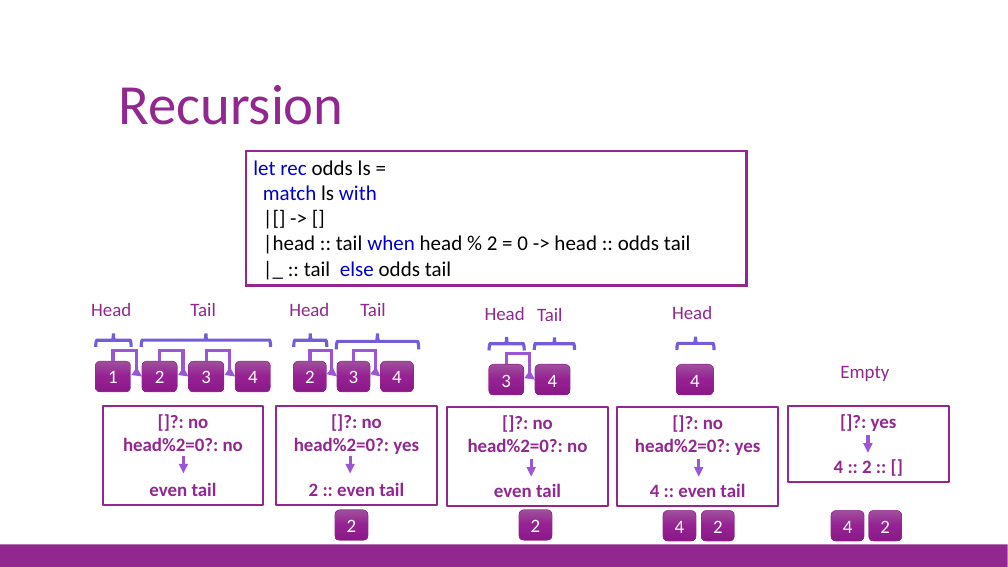
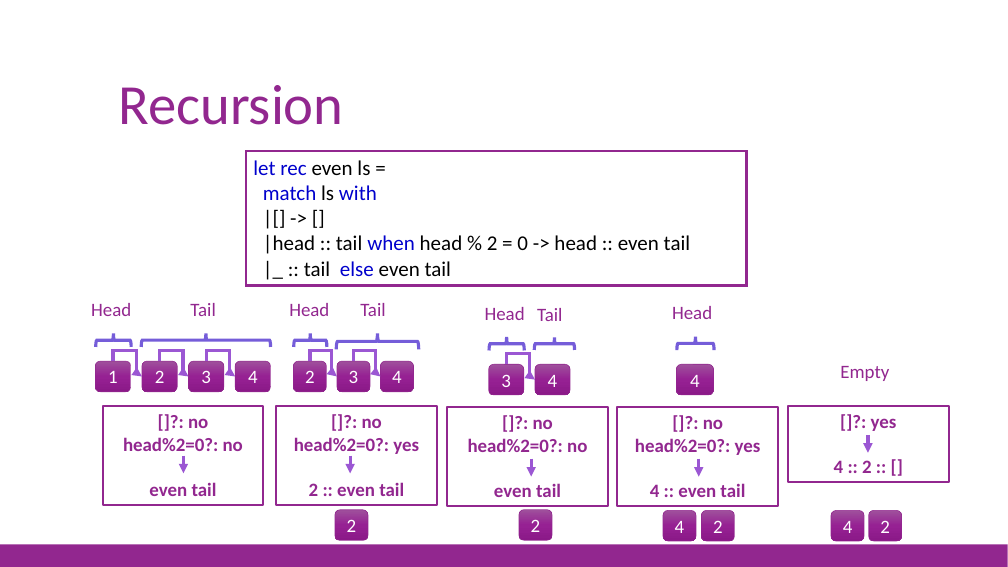
Before and after one commit to jorgef/fsharpworkshop, a slide deck: slide 65 of FSharpWorkshop_Slides.pptx. Drawn at 1008x567 pixels with LibreOffice and Linux fonts; fonts in the diff are those of the drawing. Boxes give left, top, right and bottom in pixels: in the first picture for what was removed or moved away, otherwise in the second. Text is boxed around its words. In the diff, an @@ line names an element or a change of style, - is before the commit and + after.

```diff
--- a/FSharpWorkshop_Slides.pptx
+++ b/FSharpWorkshop_Slides.pptx
@@ text in rectangle at [253, 160, 370, 175]: text changed @@
-let rec odds ls =
+let rec even ls =
@@ text in rectangle at [263, 234, 690, 276]: text changed @@
-|head :: tail when head % 2 = 0 -> head :: odds tail
-|_ :: tail else odds tail
+|head :: tail when head % 2 = 0 -> head :: even tail
+|_ :: tail else even tail
```
Also in this commit, not shown: 4 other slides changed, 1 other file.
